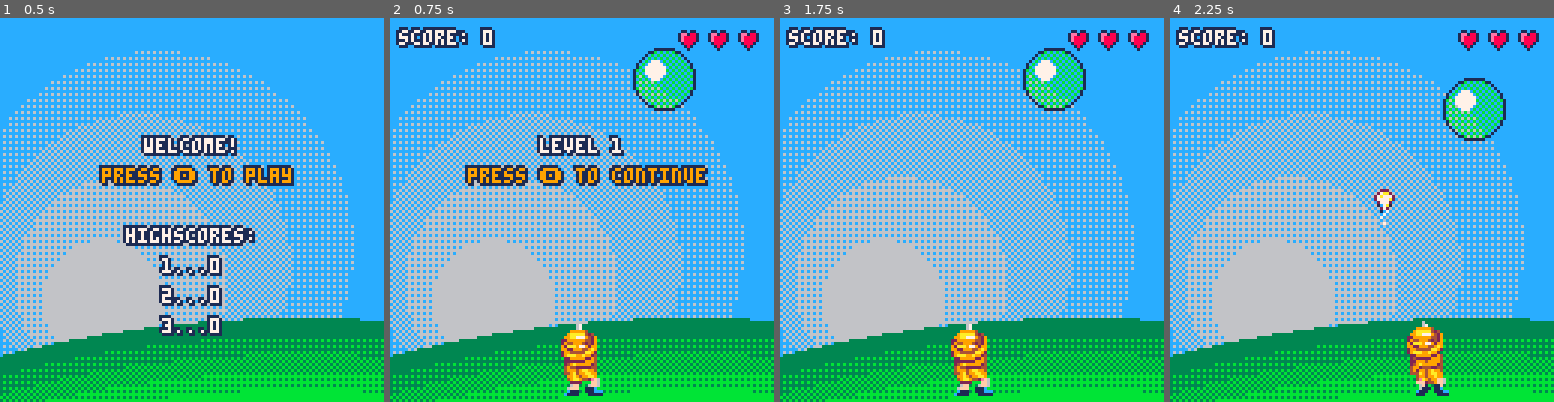
Above: before the commit, frames 1-4 (left to right).
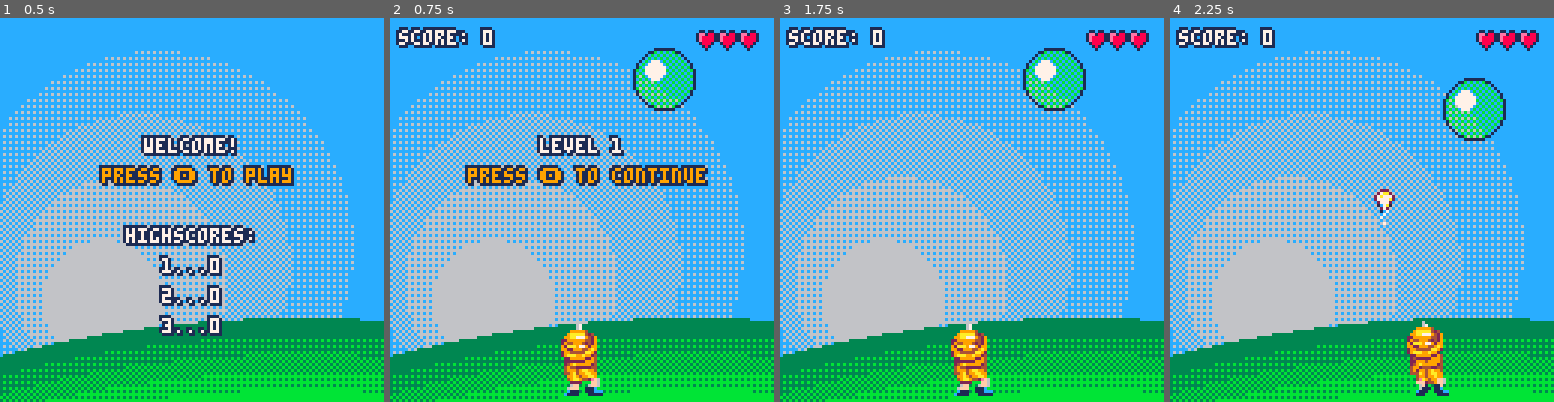
Above: after the commit, the same moments.

Repository: escargames/Anthrax
Game: PICO-8 cartridge Anthrax.p8
Two runs of this game, one before a commit and one after it. Both use one fixed random seed, a clock stepped at 60 frames per second and the inputs below.
Inputs:
- Up to frame 1 (0.5 s): tap X (X key) at 0.33 s
- Up to frame 2 (0.75 s): tap O (Z key) at 0.7 s
- Up to frame 3 (1.75 s): tap X (X key) at 1.07 s; hold Right from 1.6 s (still down); tap O (Z key) at 1.7 s
- Up to frame 4 (2.25 s): tap X (X key) at 1.85 s; release Right at 2.1 s; tap O (Z key) at 2.1 s

Frame 1 is identical in both runs. In frame 2, 0.6% of the frame differs, in the area x 75-91%, y 3-9%; in frame 3, 0.6%; in frame 4, 0.6%.

Commit message:
Reduce space between hearts as number of lives rises

Diff:
--- a/Anthrax.p8
+++ b/Anthrax.p8
@@ -309,7 +309,8 @@
     end)
     coprint("score: "..tostr(sc), 3, 4, 7)
     for i = 1, lives do
-        spr(32, 125 - 10*i, 3)
+	j = 6 - lives
+        spr(32, 125 - 7*i - j, 3)
     end
 end
 
